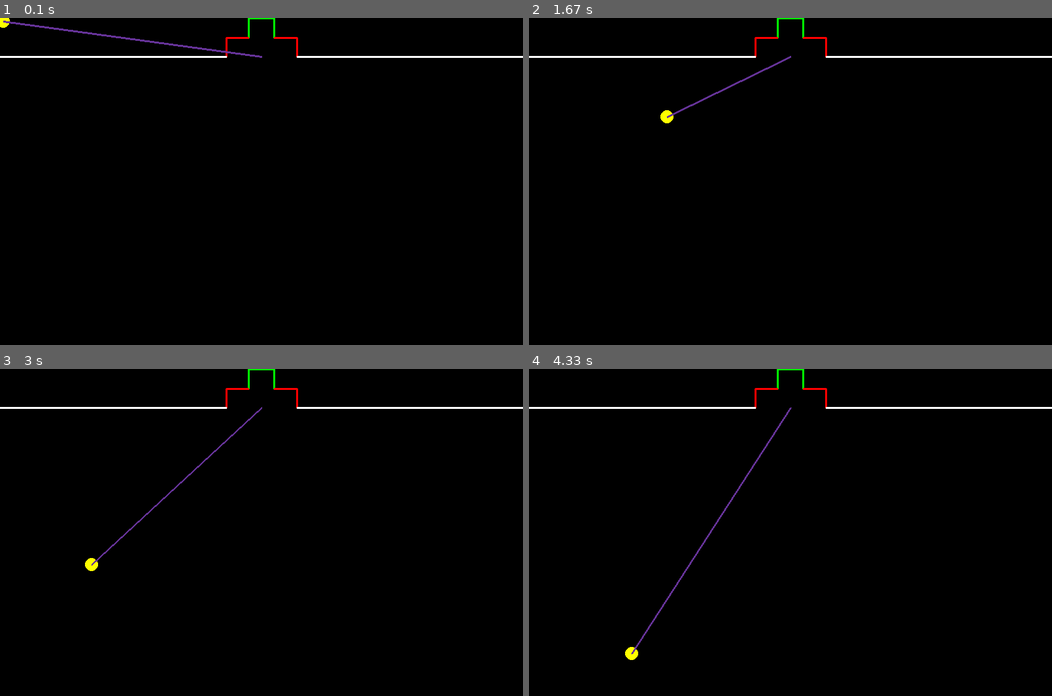
Above: before the commit, frames 1-4 (two rows, left to right).
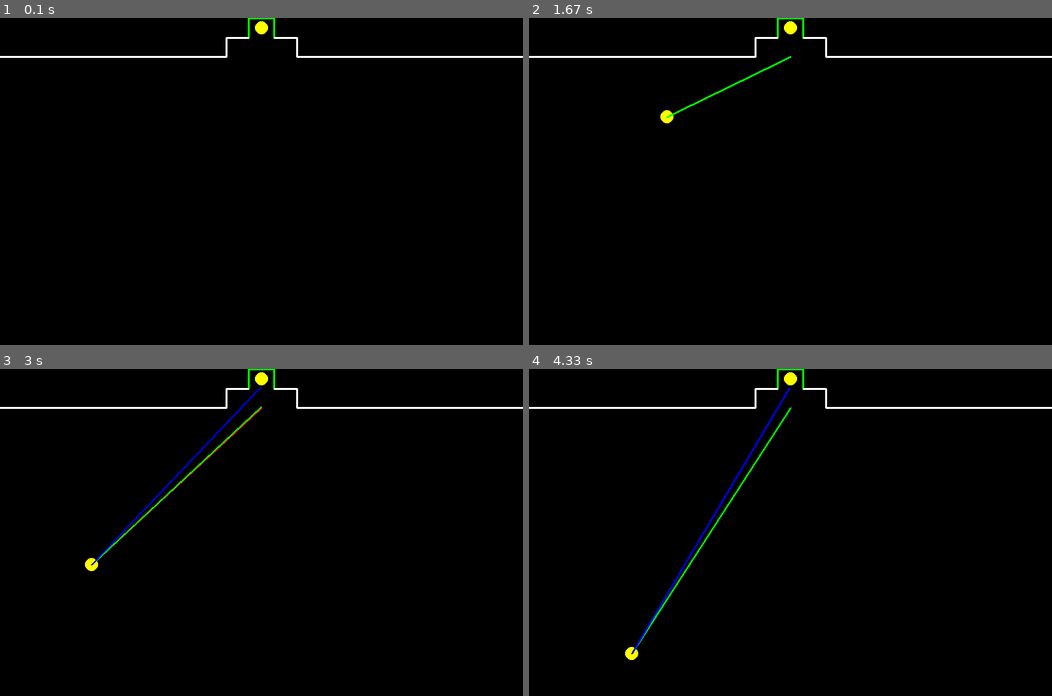
Above: after the commit, the same moments.

Repository: mattstewie068/Path-Spline-Generator
Game: pygame game, started from goal_angle_compensation_visualizer.py
The game is run twice, just before and just after one commit, with the same random seed, the same clock (stepped at 60 frames per second) and the same inputs.
Inputs (mouse positions are in pixels of both pictures, inside the frame that each line leads up to):
- Up to frame 1 (0.1 s): no input
- Up to frame 2 (1.67 s): click (790, 181) at 0.38 s; click (842, 253) at 0.72 s; click (984, 295) at 1.05 s; click (664, 116) at 1.38 s
- Up to frame 3 (3 s): click (261, 571) at 1.72 s; click (188, 463) at 2.05 s; click (444, 617) at 2.38 s; click (94, 565) at 2.72 s
- Up to frame 4 (4.33 s): click (638, 470) at 3.05 s; click (664, 591) at 3.38 s; click (978, 607) at 3.72 s; click (633, 653) at 4.05 s

The runs differ from the first frame. In frame 1, 0.5% of the frame differs, in the area x 0-57%, y 0-13%; in frame 2, 0.3%; in frame 3, 0.6%; in frame 4, 0.7%, in the area x 19-57%, y 1-88%.

Commit message:
Working iteration of when to shoot and not shoot

Diff:
--- a/Coordinate_conversion.py
+++ b/Coordinate_conversion.py
@@ -3,7 +3,7 @@
 
 def weirdzero(x, y):
     if x != 0:
-        fraction = y/x
+        fraction = y / x
         # angle = weird_division(num, den)*180/math.pi
         newangle = math.atan(fraction) * 180 / math.pi
         if x < 0:
@@ -18,17 +18,27 @@
     return newangle
 
 
+def degree_to_rad(rad_angle):
+    """input angle in degree, output angle in radian"""
+    return (rad_angle * math.pi / 180)
+
+
+def rad_to_degree(deg_angle):
+    """input angle in radian, output angle in degree"""
+    return (deg_angle * 180 / math.pi)
+
+
 def convert_p_to_c(position, radius, angle):
     """converts a given point from polar to cartesian with angle in degrees"""
-    x = radius * math.cos((angle * math.pi / 180))
-    y = radius * math.sin((angle * math.pi / 180))
-    output = [x+position[0], y+position[1]]
+    x = radius * math.cos(degree_to_rad(angle))
+    y = radius * math.sin(degree_to_rad(angle))
+    output = [x + position[0], y + position[1]]
     return output
 
 
 def convert_c_to_p(position):
     """converts a given point from cartesian to polar with angle in degrees"""
-    r = math.sqrt((position[0])**2+(position[1]**2))
+    r = math.sqrt((position[0])**2 + (position[1]**2))
     angle = weirdzero(position[0], position[1])
     output = [r, angle]
     return output
--- a/goal_angle_compensation_visualizer.py
+++ b/goal_angle_compensation_visualizer.py
@@ -1,6 +1,8 @@
 import pygame
 import Color_List as CL
 import My_Functions
+import math
+import Coordinate_conversion as cc
 
 pygame.init()
 
@@ -11,19 +13,20 @@
 zoom_factor = 3
 
 TOP_TO_GOAL = 30
-OUTER_GOAL_WIDTH = 36
-INNER_GOAL_WIDTH = 13
+OUTER_GOAL_WIDTH = 36 * zoom_factor
+INNER_GOAL_WIDTH = 13 * zoom_factor
 GOAL_DEPTH = 29
-BALL_SIZE = 7
+BALL_SIZE = 7 * zoom_factor
 
 OUTER_GOAL_CENTER = [int(SCREENWIDTH / 2), (TOP_TO_GOAL + GOAL_DEPTH)]
+INNER_GOAL_CENTER = [int(SCREENWIDTH / 2), TOP_TO_GOAL]
 
 # setting up inner goal size
-inner_start_pos = int((SCREENWIDTH / 2) - (0.5 * INNER_GOAL_WIDTH * zoom_factor))
-inner_end_pos = int(inner_start_pos + INNER_GOAL_WIDTH * zoom_factor)
+inner_start_pos = int((SCREENWIDTH / 2) - (0.5 * INNER_GOAL_WIDTH))
+inner_end_pos = int(inner_start_pos + INNER_GOAL_WIDTH)
 
-outer_start_pos = int((SCREENWIDTH / 2) - ((OUTER_GOAL_WIDTH / 2) * zoom_factor))
-outer_end_pos = int(outer_start_pos + OUTER_GOAL_WIDTH * zoom_factor)
+outer_start_pos = int((SCREENWIDTH / 2) - ((OUTER_GOAL_WIDTH / 2)))
+outer_end_pos = int(outer_start_pos + OUTER_GOAL_WIDTH)
 
 
 def Draw_Goals():
@@ -32,17 +35,17 @@
     pygame.draw.line(screen, CL.GREEN, (inner_start_pos, 0), (inner_start_pos, TOP_TO_GOAL), 3)  # draw inner goal
     pygame.draw.line(screen, CL.GREEN, (inner_end_pos, 0), (inner_end_pos, TOP_TO_GOAL), 3)  # draw inner goal
 
-    pygame.draw.line(screen, CL.RED, (outer_start_pos, TOP_TO_GOAL),
+    pygame.draw.line(screen, CL.WHITE, (outer_start_pos, TOP_TO_GOAL),
                      (inner_start_pos, TOP_TO_GOAL), 3)  # draw backboard
-    pygame.draw.line(screen, CL.RED, (inner_end_pos, TOP_TO_GOAL), (outer_end_pos, TOP_TO_GOAL), 3)  # draw backboard
+    pygame.draw.line(screen, CL.WHITE, (inner_end_pos, TOP_TO_GOAL), (outer_end_pos, TOP_TO_GOAL), 3)  # draw backboard
 
     pygame.draw.line(
-        screen, CL.RED, (outer_start_pos, TOP_TO_GOAL),
-        (outer_start_pos, TOP_TO_GOAL + GOAL_DEPTH),
+        screen, CL.WHITE, (outer_start_pos, TOP_TO_GOAL),
+        (outer_start_pos, TOP_TO_GOAL + (GOAL_DEPTH)),
         3)  # draw depth
     pygame.draw.line(
-        screen, CL.RED, (outer_end_pos, TOP_TO_GOAL),
-        (outer_end_pos, TOP_TO_GOAL + GOAL_DEPTH),
+        screen, CL.WHITE, (outer_end_pos, TOP_TO_GOAL),
+        (outer_end_pos, TOP_TO_GOAL + (GOAL_DEPTH)),
         3)  # draw depth
 
     pygame.draw.line(
@@ -52,8 +55,17 @@
     pygame.draw.line(screen, CL.WHITE, (outer_end_pos, TOP_TO_GOAL + GOAL_DEPTH),
                      (SCREENWIDTH, TOP_TO_GOAL + GOAL_DEPTH), 3)  # draw field wall
 
-def Inner_Angle():
-    pass
+
+def Triangle_solver(a, b, angle_c):
+    angle_c_rad = cc.degree_to_rad(angle_c)
+    c = math.sqrt(b**2 + a**2 - (2 * b * a * math.cos(angle_c_rad)))
+    angle_a_rad = math.acos((c**2 + b**2 - a**2) / (2 * c * b))
+    angle_a = cc.rad_to_degree(angle_a_rad)
+    return angle_a
+
+
+Triangle_solver(29, 144, 100)
+
 
 clock = pygame.time.Clock()
 screen = pygame.display.set_mode(WINDOWSIZE)
@@ -69,16 +81,40 @@
         if pygame.key.get_pressed()[pygame.K_ESCAPE]:
             RUN = False
 
-    pygame.draw.circle(screen, CL.YELLOW, (int(SCREENWIDTH / 2), 15), int((BALL_SIZE * zoom_factor) / 2))
-
-    angle = My_Functions.cursor_angle_to_point(OUTER_GOAL_CENTER)
     mousepos = pygame.mouse.get_pos()
-    distance = My_Functions.distance(mousepos, OUTER_GOAL_CENTER)
-
     screen.fill(CL.BLACK)
     Draw_Goals()
-    pygame.draw.circle(screen, CL.YELLOW, mousepos, int((BALL_SIZE * zoom_factor) / 2))
-    pygame.draw.line(screen, CL.PURPLE, mousepos, OUTER_GOAL_CENTER, 3)  # draw line from mouse to outer goal center
+    pygame.draw.circle(screen, CL.YELLOW, (int(SCREENWIDTH / 2), 15), int((BALL_SIZE) / 2))
+
+    theta = (My_Functions.cursor_angle_to_point(OUTER_GOAL_CENTER) + 180) % 360
+    print(theta)
+
+    distance = My_Functions.distance(mousepos, OUTER_GOAL_CENTER)
+    # print(distance)
+
+    distance_to_inner = My_Functions.distance(mousepos, INNER_GOAL_CENTER)
+    # print(My_Functions.cursor_angle_to_point(OUTER_GOAL_CENTER))
+
+    if theta >= 180 and theta <= 360:
+        # draw line from mouse to outer goal center
+        pygame.draw.line(screen, CL.RED, mousepos, OUTER_GOAL_CENTER, 3)
+        pygame.draw.circle(screen, CL.YELLOW, mousepos, int((BALL_SIZE) / 2))
+
+    if theta >= 195 and theta <= 345:
+        pygame.draw.line(screen, CL.GREEN, mousepos, (cc.convert_p_to_c(mousepos, distance, theta)),
+                         3)  # draw line from mouse at angle and distance
+
+    if theta >= 220 and theta <= 270:
+        new_angle = Triangle_solver(GOAL_DEPTH, distance, theta + 90)
+        # print(new_angle)
+        pygame.draw.line(screen, CL.BLUE, mousepos, (cc.convert_p_to_c(
+            mousepos, distance_to_inner, new_angle + theta)), 3)
+
+    if theta >= 270 and theta <= 325:
+        new_angle = -Triangle_solver(GOAL_DEPTH, distance, theta + 90)
+        # print(new_angle)
+        pygame.draw.line(screen, CL.BLUE, mousepos, (cc.convert_p_to_c(
+            mousepos, distance_to_inner, new_angle + theta)), 3)
 
     pygame.display.flip()
 
